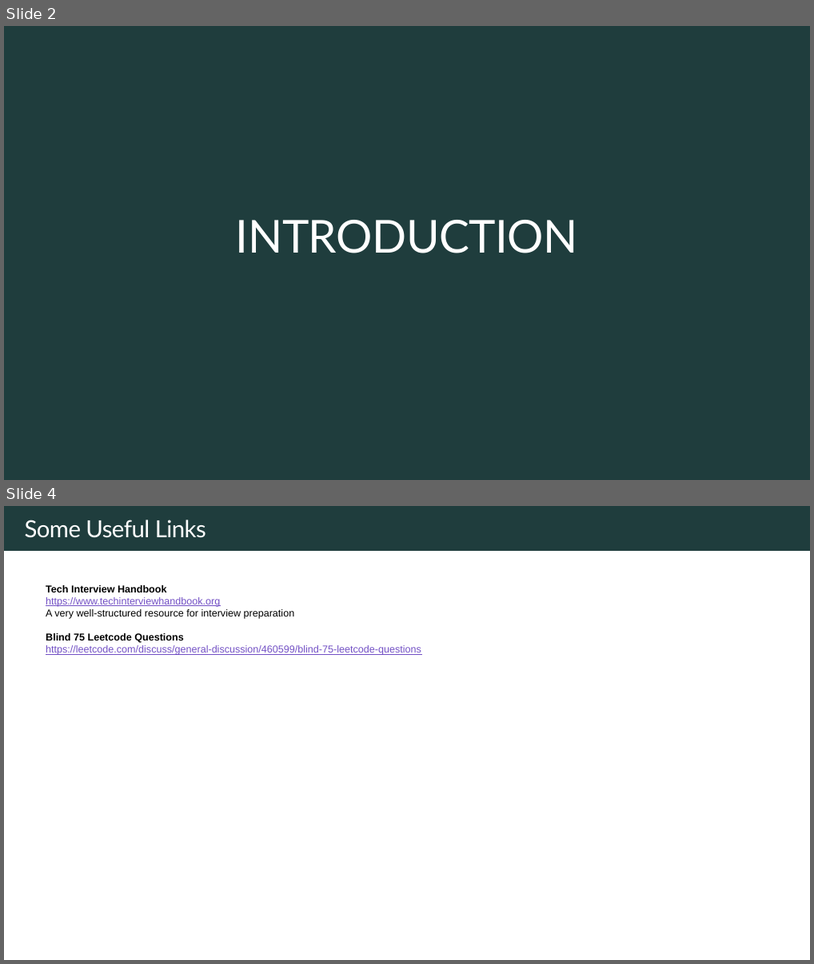
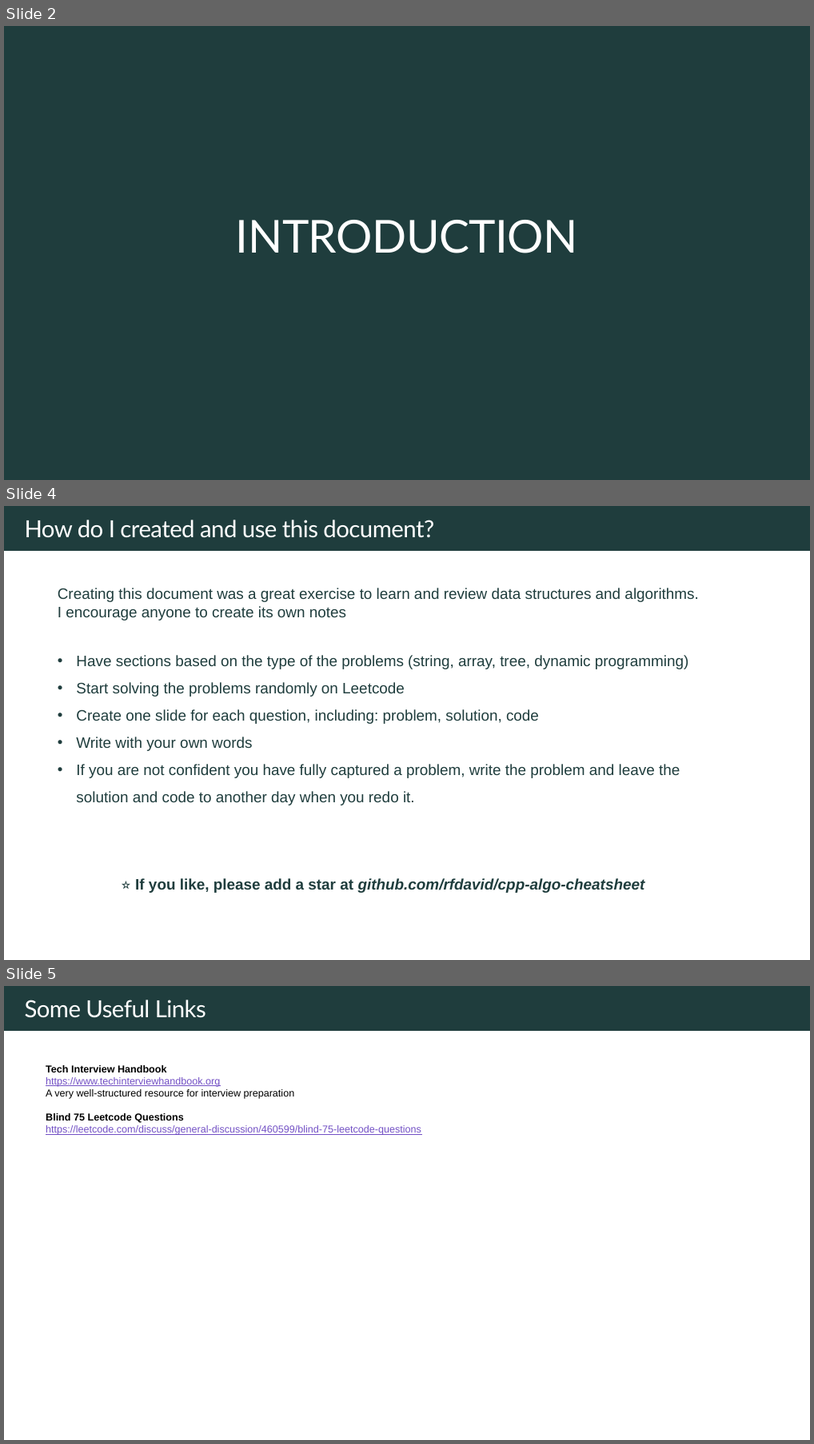
Before and after one commit to rfdavid/coding-interview-handbook-cpp, a slide deck: Algorithm and problem Solving Cheatsheet.pptm. Shown one above the other, each under a label of ours: slides 2 and 4 before the commit, slides 2, 4 and 5 after it; the slides between them are not shown. The pictures are 814x964 and 814x1444 pixels, drawn with LibreOffice and Linux fonts; fonts in the diff are those of the drawing. Boxes give left, top, right and bottom in pixels: in the first picture for what was removed or moved away, otherwise in the second. Text is boxed around its words. In the diff, an @@ line names an element or a change of style, - is before the commit and + after.

```diff
--- a/Algorithm and problem Solving Cheatsheet.pptm
+++ b/Algorithm and problem Solving Cheatsheet.pptm
@@ slide 4 added at (4, 506, 810, 960), background #FFFFFF; not listed: 1 template element that a slide beside it also shows @@
@@ text added at (25, 520, 434, 538), 28 pt, text #FFFFFF @@
+How do I created and use this document?
@@ text added at (58, 588, 698, 620), 18 pt, text #1F3D3D @@
+Creating this document was a great exercise to learn and review data structures and algorithms.
+I encourage anyone to create its own notes
@@ text added at (76, 655, 690, 805), 18 pt, text #1F3D3D @@
+• Have sections based on the type of the problems (string, array, tree, dynamic programming)
+• Start solving the problems randomly on Leetcode
+• Create one slide for each question, including: problem, solution, code
+• Write with your own words
+• If you are not confident you have fully captured a problem, write the problem and leave the solution and code to another day when you redo it.
@@ text added at (135, 878, 646, 892), 18 pt, text #1F3D3D, bold, italic @@
+⭐ If you like, please add a star at github.com/rfdavid/cpp-algo-cheatsheet
@@ what was slide 4 is now slide 5 @@
```
Also in this commit, not shown: 7 slides changed, 13 other slides added, 1 slide removed, 14 other files.
